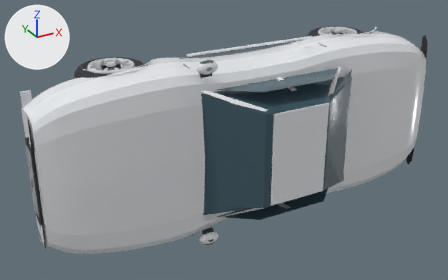
Two versions of the OBJ model assets/gr86_blockout.obj, one commit apart.
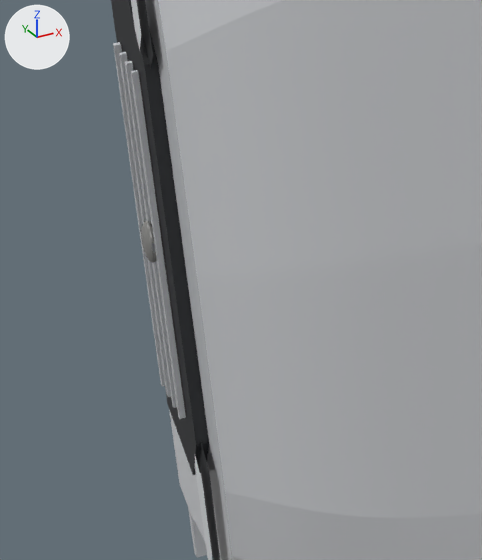
Old and new are each drawn whole from a camera (50 mm lens) standing at (-3.004, -5.579, 2.462) and looking at (-0.239, -0.551, -0.052) and again close up on the part from 1% to 21% of the width and 49% to 87% of the height. The lights are fixed; the arrows at upper left show +X, +Y and +Z. The older version's two pictures come first. Where no turn or scale is listed for an object, it has been applied to the vertices.

Objects in the first close-up: 'Body_Blockout', 'Front_Grille', 'Grille_Slat_0', 'Grille_Slat_1', 'Grille_Slat_2', 'Grille_Slat_3', 'Headlamp_Bezel_-1' and 5 more.
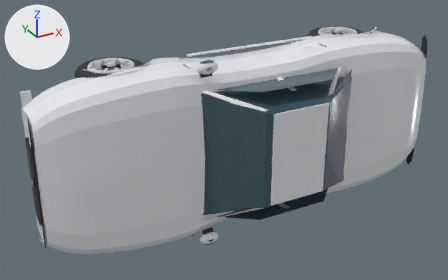
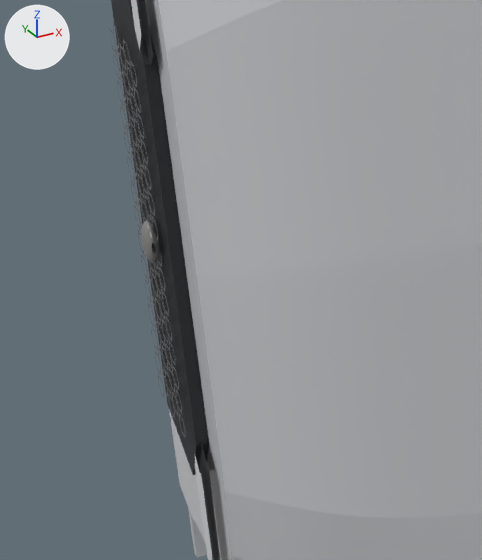
Where the change shows, as pixel boxes [x1, y1, x2, y2] in the close-ups (482 x 560 px):
'Grille_Slat_3', deleted: before [131, 70, 186, 419]
'Front_Grille_Honeycomb', added: after [110, 23, 185, 437]
'Grille_Slat_0', deleted: before [113, 42, 165, 386]
'Grille_Slat_2', deleted: before [125, 61, 177, 408]
'Grille_Slat_1', deleted: before [119, 51, 171, 397]

Diff of the bpy script that builds the scene:
```diff
--- a/assets/gr86_blockout.obj.py
+++ b/assets/gr86_blockout.obj.py
@@ mat_grille_mesh @@
+mat_grille_mesh = principled_material('Grille_Mesh')
+mat_grille_mesh.base_color = (0.075, 0.09, 0.105)  # dark grey #4d555b
+mat_grille_mesh.roughness = 0.2
@@ me_front_grille_honeycomb @@
+me_front_grille_honeycomb.from_pydata(...)  # 900 vertices, 450 faces; spans x -2.164, y -0.74..-0.552, z -0.337..0.354
+me_front_grille_honeycomb.materials.append(mat_grille_mesh)  # dark grey #4d555b
@@ ob_grille_slat_0 @@
-ob_grille_slat_0 = bpy.data.objects.new('Grille_Slat_0', me_grille_slat_0)
-ob_grille_slat_0.location = (0.0, 0.0, 0.0)
@@ ob_grille_slat_1 @@
-ob_grille_slat_1 = bpy.data.objects.new('Grille_Slat_1', me_grille_slat_1)
-ob_grille_slat_1.location = (0.0, 0.0, 0.0)
@@ ob_grille_slat_2 @@
-ob_grille_slat_2 = bpy.data.objects.new('Grille_Slat_2', me_grille_slat_2)
-ob_grille_slat_2.location = (0.0, 0.0, 0.0)
@@ ob_grille_slat_3 @@
-ob_grille_slat_3 = bpy.data.objects.new('Grille_Slat_3', me_grille_slat_3)
-ob_grille_slat_3.location = (0.0, 0.0, 0.0)
@@ ob_front_grille_honeycomb @@
+ob_front_grille_honeycomb = bpy.data.objects.new('Front_Grille_Honeycomb', me_front_grille_honeycomb)
+ob_front_grille_honeycomb.location = (0.0, 0.0, 0.0)
```
